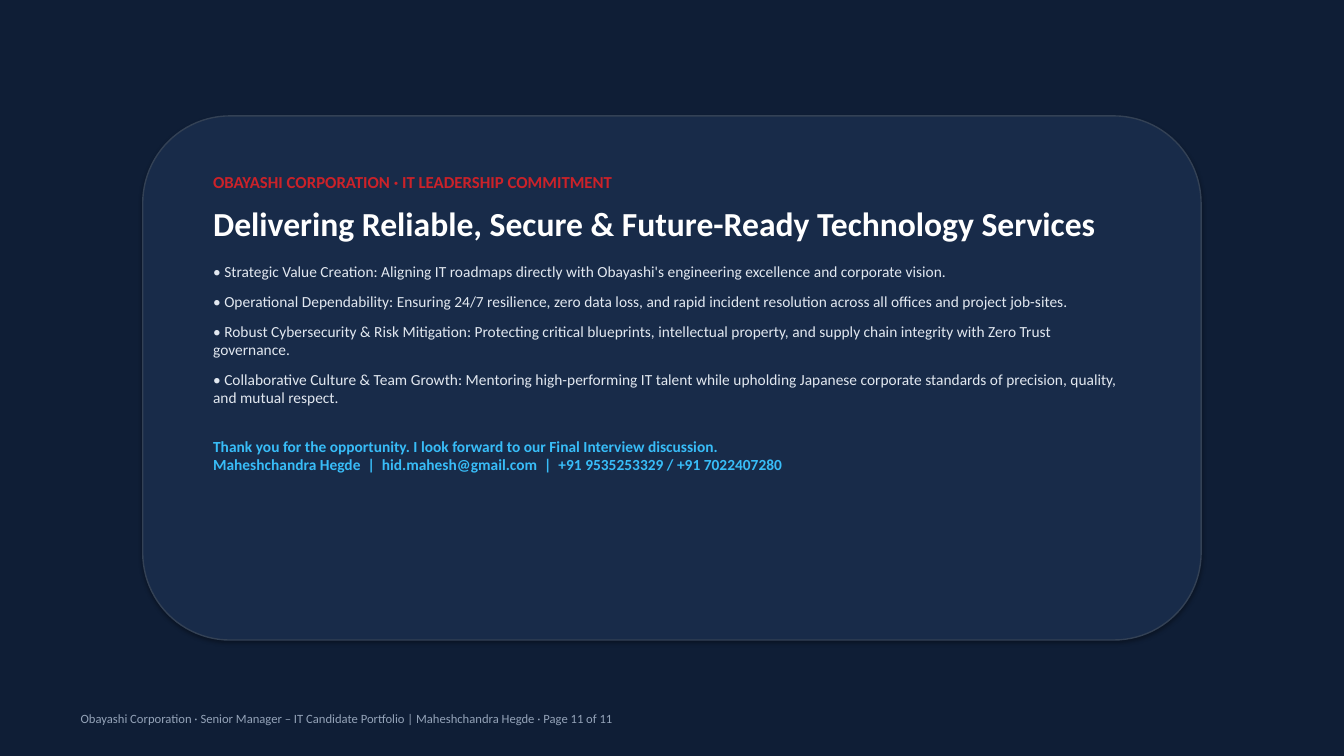
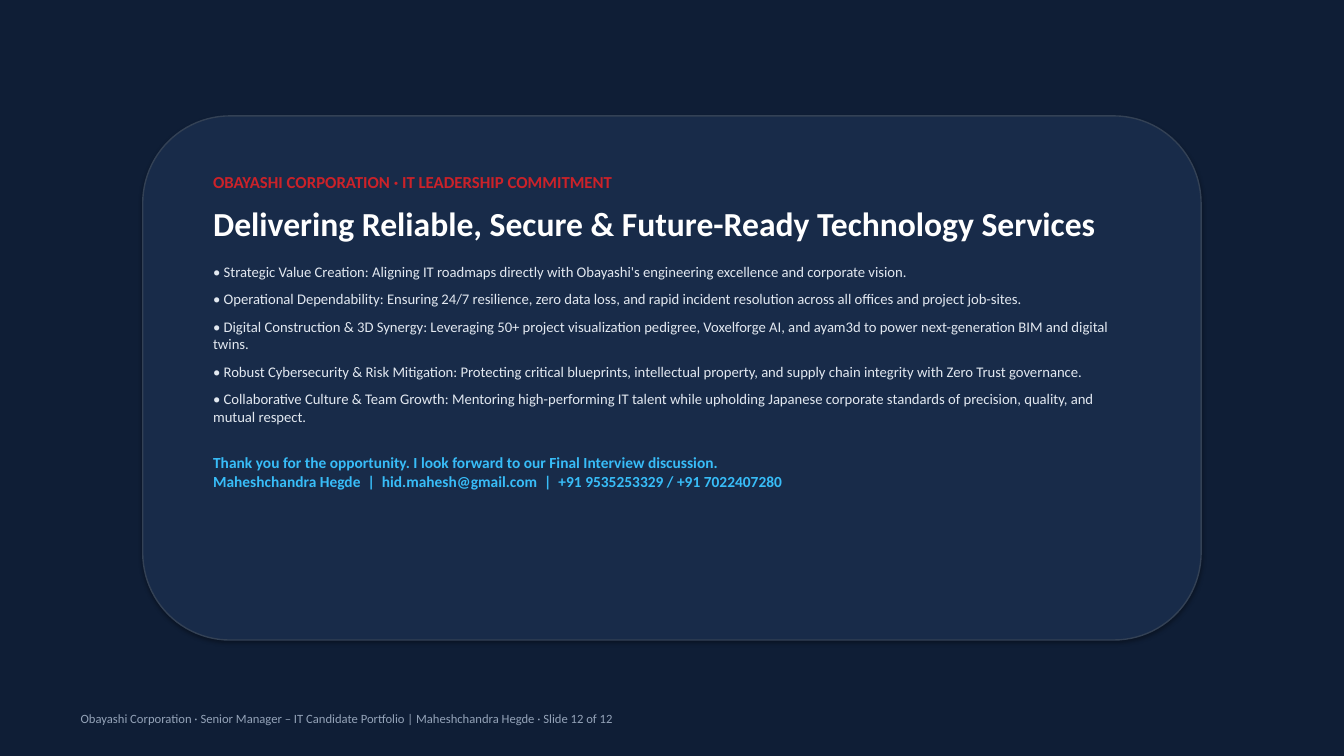
Before and after one commit to hegdemahesh/hegdemahesh.github.io, a slide deck: slide 12 of obayashi_it_presentation/Obayashi_Senior_Manager_IT_Presentation_Maheshchandra_Hegde.pptx (slide 11 before the commit). Drawn at 1344x756 pixels with LibreOffice and Linux fonts; fonts in the diff are those of the drawing. Boxes give left, top, right and bottom in pixels: in the first picture for what was removed or moved away, otherwise in the second. Text is boxed around its words. In the diff, an @@ line names an element or a change of style, - is before the commit and + after.

```diff
--- a/obayashi_it_presentation/Obayashi_Senior_Manager_IT_Presentation_Maheshchandra_Hegde.pptx
+++ b/obayashi_it_presentation/Obayashi_Senior_Manager_IT_Presentation_Maheshchandra_Hegde.pptx
@@ text at (213,266,1093,425): size 11 to 10.5 pt in "• Strategic Value Creation: Aligning IT roadmaps ...", "• Operational Dependability: Ensuring 24/7 resilience, zero ...", "• Robust Cybersecurity & Risk Mitigation: Protecting ...", "• Collaborative Culture & Team Growth: Mentoring ..."; less space between paragraphs @@
@@ text at (213,321,1107,349): paragraph added @@
+• Digital Construction & 3D Synergy: Leveraging 50+ project visualization pedigree, Voxelforge AI, and ayam3d to power next-generation BIM and digital twins.
@@ text at (81,714,613,725): text changed @@
-Obayashi Corporation · Senior Manager – IT Candidate Portfolio | Maheshchandra Hegde · Page 11 of 11
+Obayashi Corporation · Senior Manager – IT Candidate Portfolio | Maheshchandra Hegde · Slide 12 of 12
```
Also in this commit, not shown: 10 other slides changed, 1 slide added, 7 other files.
